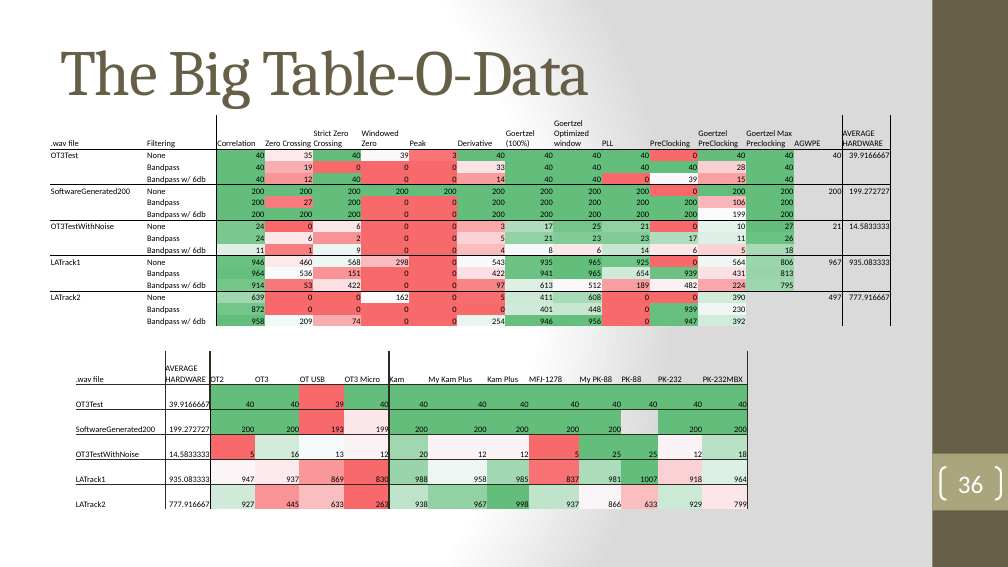
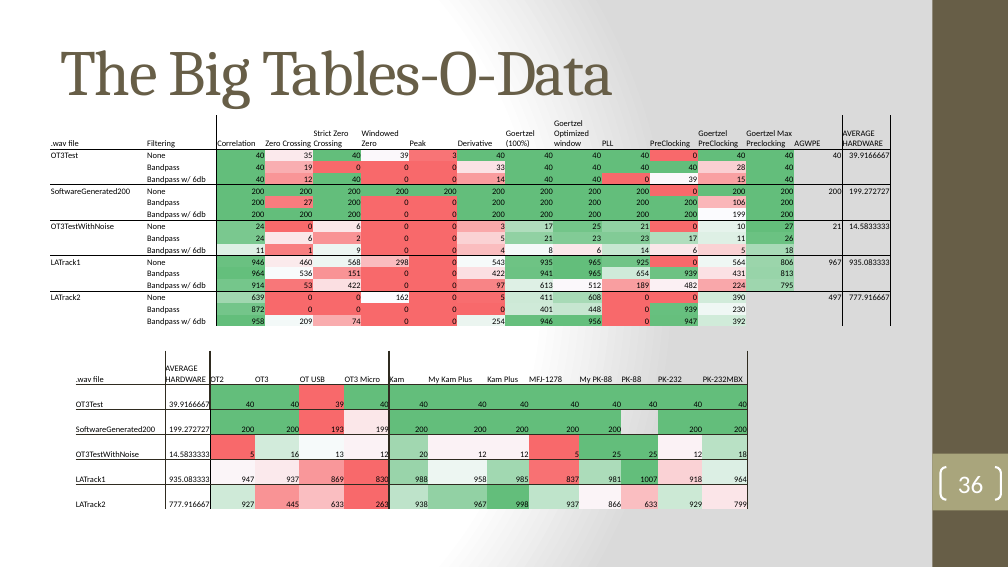
Before and after one commit to robbieford/RRXThesis, a slide deck: slide 36 of Thesis Defense.pptx. Drawn at 1008x567 pixels with LibreOffice and Linux fonts; fonts in the diff are those of the drawing. Boxes give left, top, right and bottom in pixels: in the first picture for what was removed or moved away, otherwise in the second. Text is boxed around its words. In the diff, an @@ line names an element or a change of style, - is before the commit and + after.

```diff
--- a/Thesis Defense.pptx
+++ b/Thesis Defense.pptx
@@ title at [60,50,613,109]: text changed @@
-The Big Table-O-Data
+The Big Tables-O-Data
```
Also in this commit, not shown: 2 other slides changed, 1 slide added, 2 slides removed.
